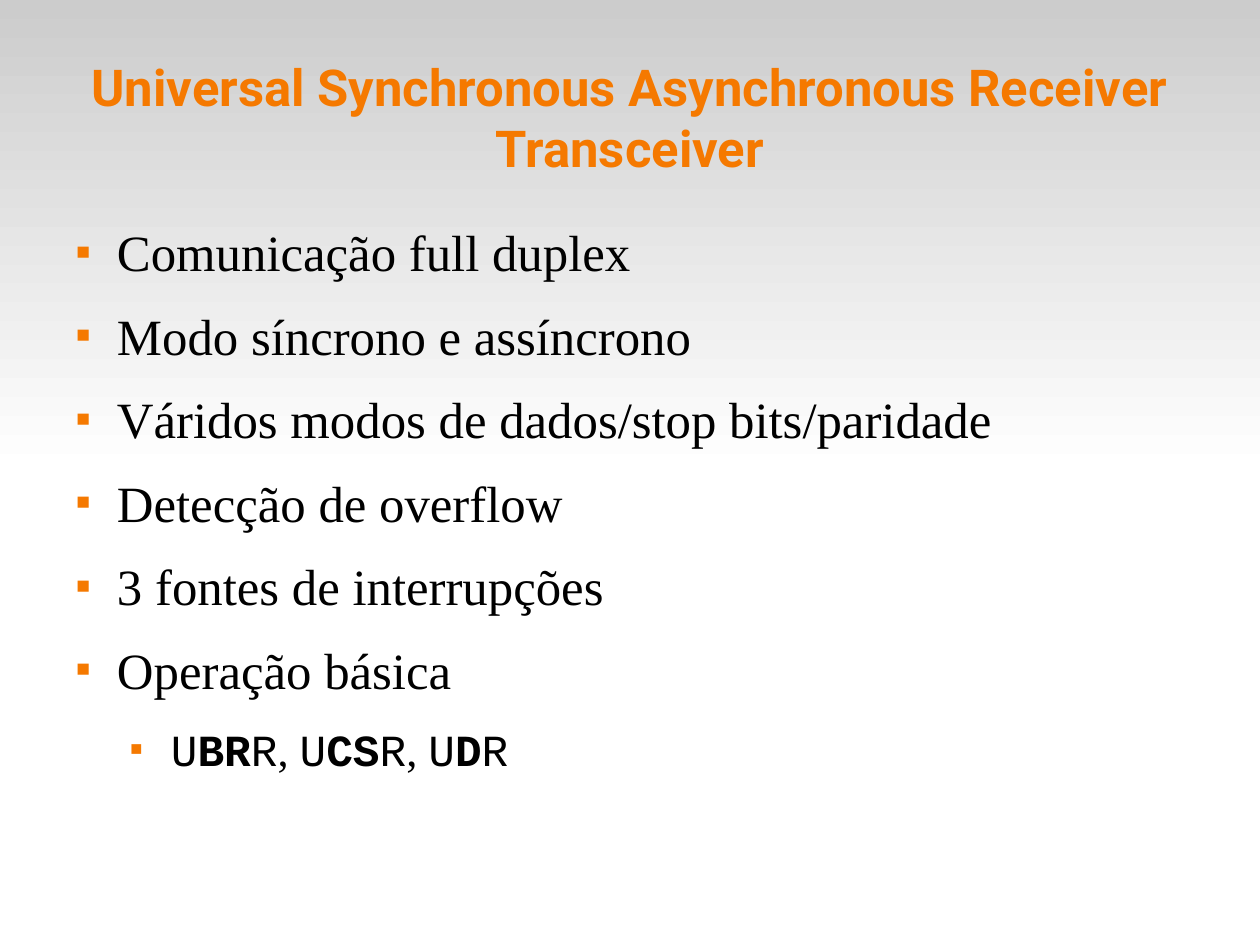
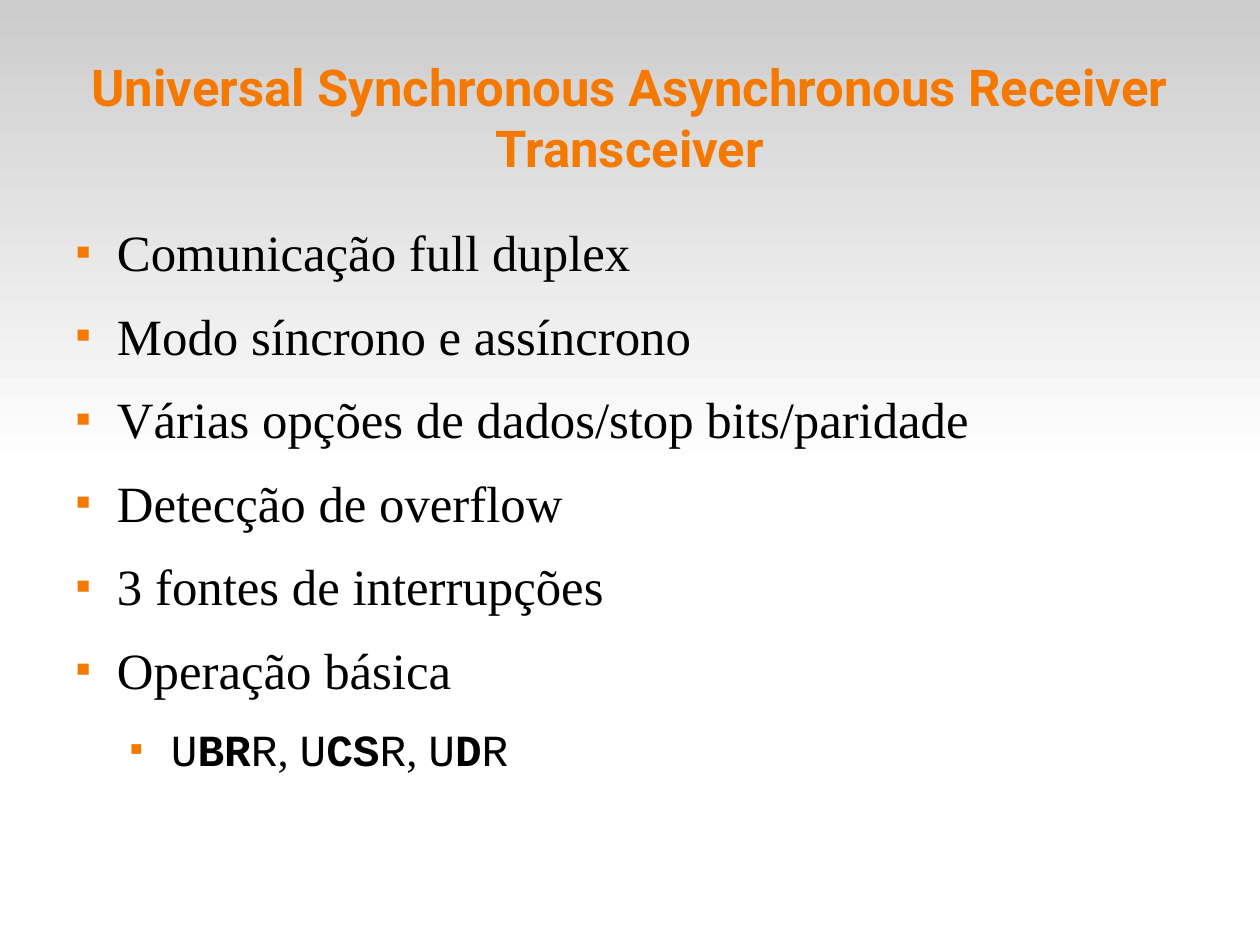
Before and after one commit to fsantanna-uerj/SE, a slide deck: slide 2 of Slides/se-06-usart.odp. Drawn at 1260x945 pixels with LibreOffice and Linux fonts; fonts in the diff are those of the drawing. Boxes give left, top, right and bottom in pixels: in the first picture for what was removed or moved away, otherwise in the second. Text is boxed around its words. In the diff, an @@ line names an element or a change of style, - is before the commit and + after.

```diff
--- a/Slides/se-06-usart.odp
+++ b/Slides/se-06-usart.odp
@@ text at [117, 402, 968, 449]: text changed @@
-■ Váridos modos de dados/stop bits/paridade
+■ Várias opções de dados/stop bits/paridade
```
Also in this commit, not shown: 5 other slides changed, 1 slide added, 1 slide removed, 2 other files.
